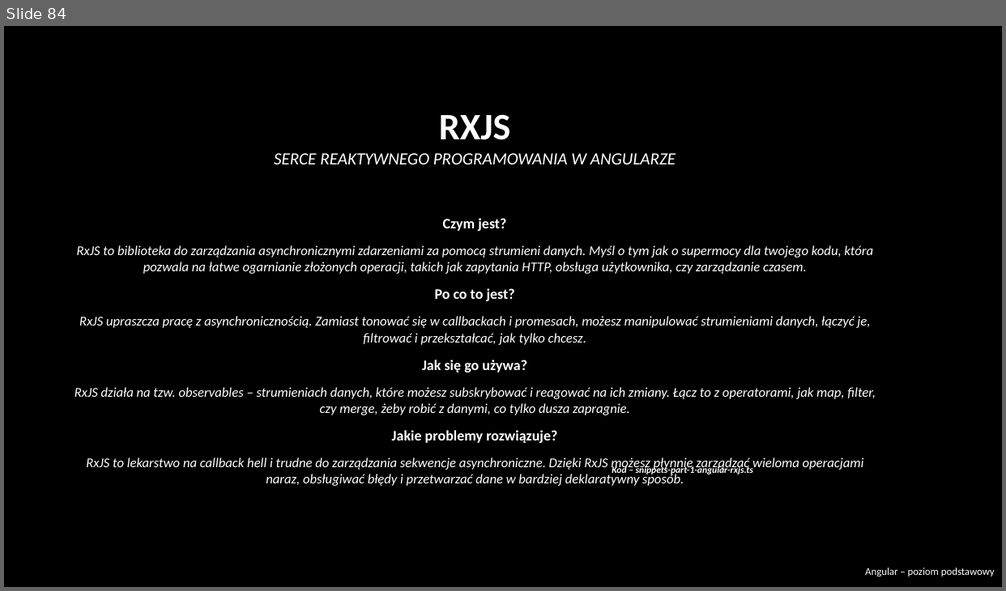
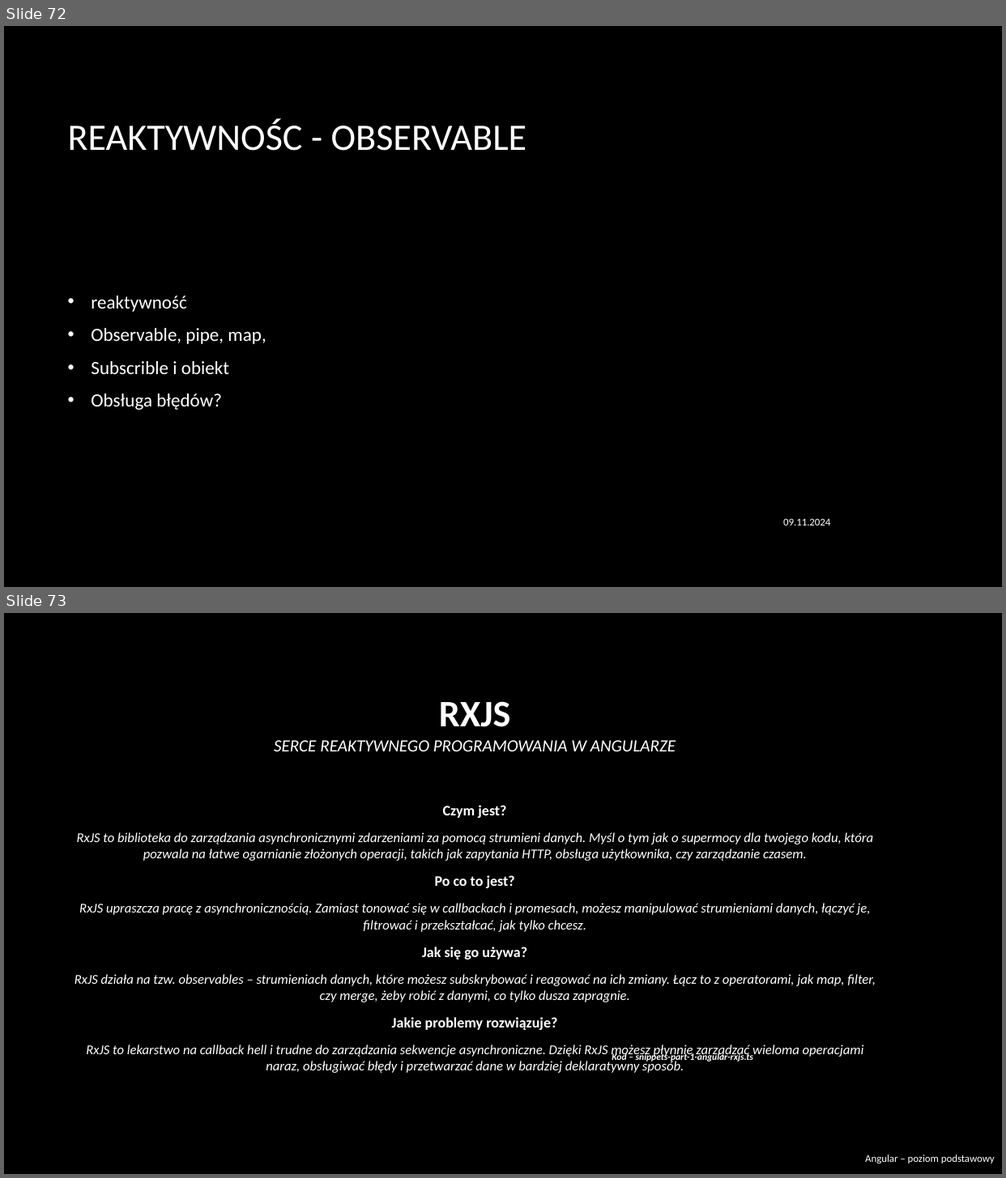
Before and after one commit to RafalSzczuka/angular-course-pfr, a slide deck: prezentacja/Angular beginner.pptx. Shown one above the other, each under a label of ours: slide 84 before the commit, slides 72 and 73 after it. The pictures are 1006x591 and 1006x1178 pixels, drawn with LibreOffice and Linux fonts; fonts in the diff are those of the drawing; background and template pictures are left out. Boxes give left, top, right and bottom in pixels: in the first picture for what was removed or moved away, otherwise in the second. Text is boxed around its words. In the diff, an @@ line names an element or a change of style, - is before the commit and + after.

```diff
--- a/prezentacja/Angular beginner.pptx
+++ b/prezentacja/Angular beginner.pptx
@@ slide 72 added at box(4, 26, 1002, 587), background picture (left out) @@
@@ title added at box(68, 119, 527, 151), 36 pt, text #FFFFFF @@
+REAKTYWNOŚC - OBSERVABLE
@@ text added at box(91, 296, 266, 410), 18 pt, text #FFFFFF @@
+• reaktywność
+• Observable, pipe, map,
+• Subscrible i obiekt
+• Obsługa błędów?
@@ text added at box(783, 518, 830, 526), 10 pt, text #FFFFFF @@
+09.11.2024
@@ what was slide 84 is now slide 73 @@
```
Also in this commit, not shown: 13 slides changed, 2 other slides added, 8 slides removed, 19 other files.
